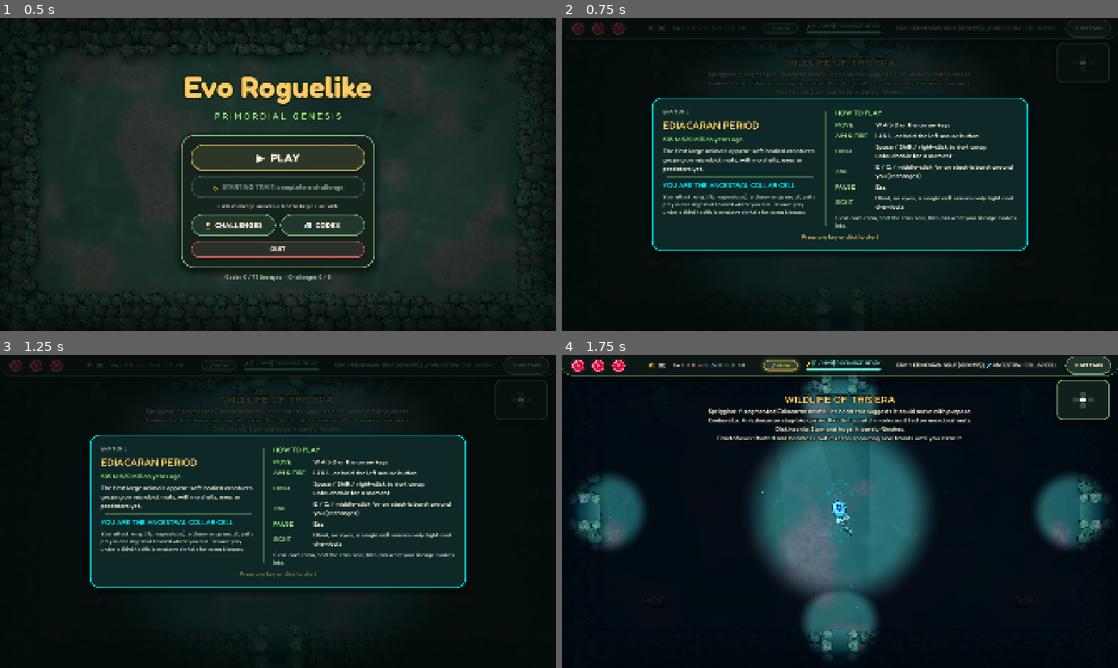
Above: before the commit, frames 1-4 (two rows, left to right).
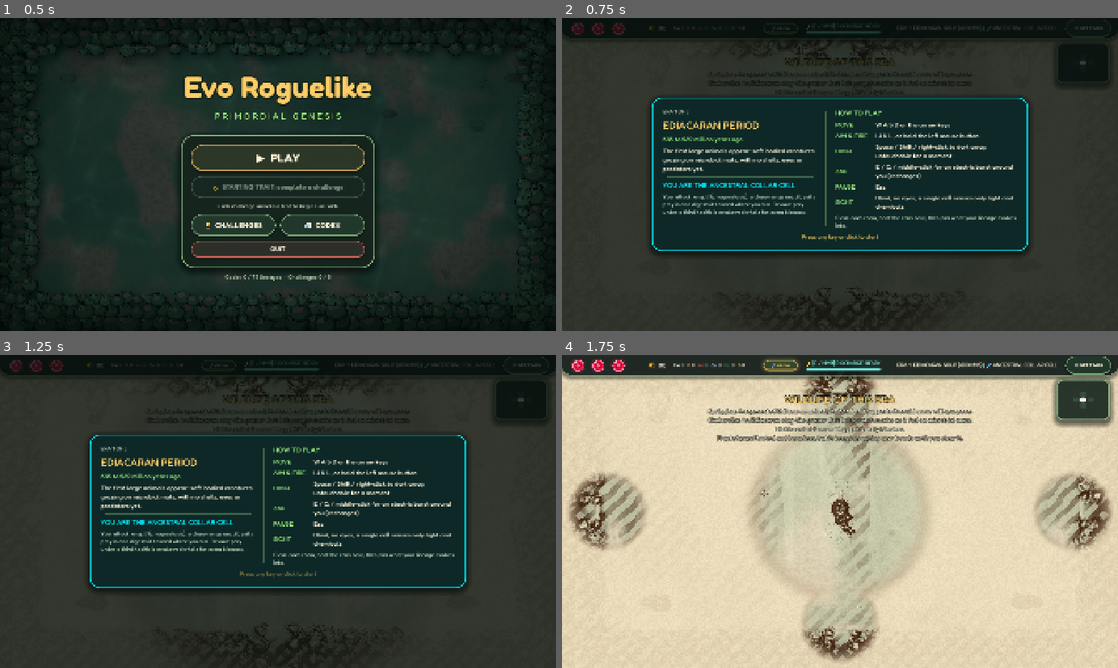
Above: after the commit, the same moments.

Repository: kurosatto/Game
Game: Godot game, scene res://MainMenu.tscn
Two runs of this game, one before a commit and one after it. Both use one fixed random seed, a clock stepped at 60 frames per second and the inputs below.
Inputs:
- Up to frame 1 (0.5 s): no input
- Up to frame 2 (0.75 s): click "▶ PLAY" at 0.5 s
- Up to frame 3 (1.25 s): no input
- Up to frame 4 (1.75 s): click "🧬 GROW" at 1.25 s

Frame 1 is identical in both runs. In frame 2, 52% of the frame differs, in the area x 0-100%, y 4-100%; in frame 3, 52%; in frame 4, 91%.

Commit message:
Sepia ink sketch look for the world
A full-screen ink pass (InkFilter.gd) turns rooms, scenery, animals and
the player into a naturalist's pen sketch: paper and brown ink, a pale
wash of the original colours, hatched shadows and wobbly edge lines that
redraw a few times a second. Unseen parts of the room are blank paper
instead of dark fog. Each era sets where bare paper starts so dark and
bright floors both read. The player's rim is now a paper margin and the
sense arrows are inked.

Co-Authored-By: Claude Opus 5.5 <noreply@anthropic.com>
Claude-Session: https://claude.ai/code/session_01XhuiPmjpLWLL8gLoKaQ3Rq

Diff:
--- /dev/null
+++ b/InkFilter.gd
@@ -0,0 +1,86 @@
+# InkFilter.gd
+# Turns the world into a naturalist's sepia ink sketch: one full-screen pass
+# over everything drawn below it (rooms, scenery, animals, the player) that
+# maps light and dark onto paper and brown ink, keeps only a pale wash of the
+# original colours, hatches the shadows with pen strokes, and inks every edge
+# with a slightly wobbly line that redraws a few times a second like a
+# hand-drawn animation. Sits in the VisionFog layer under the fog, so unseen
+# parts of the room stay blank paper, and under the HUD.
+extends ColorRect
+
+const SHADER_CODE = """
+shader_type canvas_item;
+render_mode unshaded;
+uniform sampler2D screen_tex : hint_screen_texture, filter_linear_mipmap;
+uniform vec3 paper : source_color = vec3(0.94, 0.88, 0.75);
+uniform vec3 ink : source_color = vec3(0.27, 0.16, 0.09);
+// Scene brightness that maps to solid ink .. bare paper
+uniform float dark_lum = 0.05;
+uniform float light_lum = 0.45;
+uniform float edge_threshold = 0.12;
+uniform float edge_gain = 3.0;
+uniform float wash = 0.14;
+uniform float hatch_scale = 0.62;
+// Line boil: how often (per second) the wobble is redrawn
+uniform float boil_rate = 6.0;
+uniform float wobble = 1.5;
+
+float hash(vec2 p) { return fract(sin(dot(p, vec2(12.9898, 78.233))) * 43758.5453); }
+float vnoise(vec2 p) {
+	vec2 i = floor(p);
+	vec2 f = fract(p);
+	vec2 u = f * f * (3.0 - 2.0 * f);
+	return mix(mix(hash(i), hash(i + vec2(1.0, 0.0)), u.x),
+		mix(hash(i + vec2(0.0, 1.0)), hash(i + vec2(1.0, 1.0)), u.x), u.y);
+}
+
+void fragment() {
+	vec2 px = SCREEN_PIXEL_SIZE;
+	vec2 fc = FRAGCOORD.xy;
+	float boil = floor(TIME * boil_rate) * 17.0;
+	vec2 w = vec2(vnoise(fc / 40.0 + boil), vnoise(fc / 40.0 + vec2(7.0, 3.0) + boil)) - 0.5;
+	vec2 uv = SCREEN_UV + w * wobble * 2.0 * px;
+	vec3 c = texture(screen_tex, SCREEN_UV).rgb;
+	float o = 1.5;
+	vec3 gx = texture(screen_tex, uv + vec2(o, 0.0) * px).rgb - texture(screen_tex, uv - vec2(o, 0.0) * px).rgb;
+	vec3 gy = texture(screen_tex, uv + vec2(0.0, o) * px).rgb - texture(screen_tex, uv - vec2(0.0, o) * px).rgb;
+	float edge = sqrt(dot(gx, gx) + dot(gy, gy));
+	float line = clamp((edge - edge_threshold) * edge_gain, 0.0, 1.0);
+	float lum = dot(c, vec3(0.299, 0.587, 0.114));
+	float v = smoothstep(dark_lum, light_lum, lum);
+	float shade = 1.0 - v;
+	// A pale wash of the original hue on the paper
+	vec3 chroma = c / max(max(c.r, max(c.g, c.b)), 0.001);
+	vec3 base = paper * (1.0 - (1.0 - chroma) * wash);
+	// Pen hatching: one direction in mid shadow, crossed in deep shadow
+	float n = vnoise(fc / 6.0) * 2.0;
+	float h1 = step(0.55, sin((fc.x + fc.y) * hatch_scale + n) * 0.5 + 0.5);
+	float h2 = step(0.55, sin((fc.x - fc.y) * hatch_scale + n) * 0.5 + 0.5);
+	float hatch = max(clamp((shade - 0.35) * 3.0, 0.0, 1.0) * h1, clamp((shade - 0.65) * 3.0, 0.0, 1.0) * h2);
+	float dark = clamp(shade * 0.35 + hatch * 0.55 + line * 0.9, 0.0, 1.0);
+	float grain = (hash(fc) - 0.5) * 0.05 + (vnoise(fc / vec2(3.0, 90.0)) - 0.5) * 0.04;
+	COLOR = vec4(mix(base, ink, dark) + grain, 1.0);
+}
+"""
+
+const EraLook = preload("res://data/EraLook.gd")
+var mat: ShaderMaterial
+
+func _ready():
+	set_anchors_and_offsets_preset(Control.PRESET_FULL_RECT)
+	mouse_filter = Control.MOUSE_FILTER_IGNORE
+	var shader = Shader.new()
+	shader.code = SHADER_CODE
+	mat = ShaderMaterial.new()
+	mat.shader = shader
+	material = mat
+
+# Each era's floor is a different brightness, so each sets where bare paper
+# starts (EraLook "ink_light"): dark swamps still read as paper, not ink
+func _process(_delta: float):
+	var main = get_tree().current_scene
+	if main == null or not ("floor_number" in main):
+		return
+	var light: float = EraLook.get_look(main.floor_number).get("ink_light", 0.45)
+	mat.set_shader_parameter("light_lum", light)
+	mat.set_shader_parameter("dark_lum", light * 0.12)
--- a/PlayerBody.gd
+++ b/PlayerBody.gd
@@ -10,8 +10,9 @@
 extends Node2D
 
 const OUTLINE := Color(0.05, 0.07, 0.12, 1.0)
-# Rim around the silhouette so the player always reads as the player
-const HALO := Color(0.42, 0.78, 0.86, 1.0)
+# Rim around the silhouette so the player always reads as the player: a
+# margin of bare paper that sets the sketch apart from the room (InkFilter.gd)
+const HALO := Color(0.96, 0.92, 0.82, 1.0)
 const OW := 2.0
 
 var player: Node = null
--- a/SenseHints.gd
+++ b/SenseHints.gd
@@ -59,5 +59,7 @@
 		var tip = center + dir * (ring + size)
 		var side = dir.orthogonal() * size * 0.7
 		var back = tip - dir * size
-		var c = Color(color.r, color.g, color.b, strength)
+		# Drawn over the paper fog, so mostly brown ink with a hint of the sense's colour
+		var inked = color.lerp(Color(0.3, 0.18, 0.1), 0.65)
+		var c = Color(inked.r, inked.g, inked.b, strength)
 		draw_polyline(PackedVector2Array([back + side, tip, back - side]), c, 4.0, true)
--- a/VisionFog.gd
+++ b/VisionFog.gd
@@ -12,7 +12,9 @@
 uniform float radius = 400.0;
 uniform float softness = 300.0;
 uniform float darkness = 0.85;
-uniform vec3 fog_color : source_color = vec3(0.0, 0.02, 0.05);
+// Unseen parts of the room are blank sketchbook paper (see InkFilter.gd)
+uniform vec3 fog_color : source_color = vec3(0.93, 0.87, 0.74);
+float hash(vec2 p) { return fract(sin(dot(p, vec2(12.9898, 78.233))) * 43758.5453); }
 // Doorways stay visible even to a nearly blind form, so exits can be found
 uniform vec2 doors[8];
 uniform int door_count = 0;
@@ -24,7 +26,11 @@
 	for (int i = 0; i < door_count; i++) {
 		a = min(a, smoothstep(door_radius * 0.6, door_radius, distance(p, doors[i])));
 	}
-	COLOR = vec4(fog_color, a * darkness);
+	vec3 col = fog_color + (hash(FRAGCOORD.xy) - 0.5) * 0.05;
+	// A faint brown edge where the sketch stops, like a vignette of ink
+	float rim = smoothstep(0.0, 0.5, a) * (1.0 - smoothstep(0.5, 1.0, a));
+	col = mix(col, vec3(0.55, 0.42, 0.3), rim * 0.35);
+	COLOR = vec4(col, a * darkness);
 }
 """
 
@@ -43,6 +49,8 @@
 	# Above the world, below the HUD (layer 2), touch controls and transitions
 	layer = 1
 	follow_viewport_enabled = false
+	# The ink-sketch pass reads everything drawn so far, so it goes first
+	add_child(preload("res://InkFilter.gd").new())
 	rect = ColorRect.new()
 	rect.set_anchors_preset(Control.PRESET_FULL_RECT)
 	rect.mouse_filter = Control.MOUSE_FILTER_IGNORE
--- a/data/EraLook.gd
+++ b/data/EraLook.gd
@@ -18,7 +18,7 @@
 
 const ERAS = [
 	{ # 1 Ediacaran: still teal shallows over pink microbial mats
-		"tint": Color(0.84, 0.95, 1.0), "boss_tint": Color(0.72, 0.80, 1.0),
+		"tint": Color(0.84, 0.95, 1.0), "ink_light": 0.55, "boss_tint": Color(0.72, 0.80, 1.0),
 		"light": Color(0.55, 1.0, 0.85), "light_mode": 0, "light_power": 0.11,
 		"motes": Color(0.6, 1.0, 0.9, 0.28), "mote_kind": "plankton",
 		"shafts": Color(0.75, 1.0, 0.95, 0.07), "bubbles": true,
@@ -26,7 +26,7 @@
 		"door_light": Color(0.5, 1.0, 0.85),
 	},
 	{ # 2 Cambrian: sunlit sand, turquoise water, colourful sponges
-		"tint": Color(0.95, 1.0, 1.0), "boss_tint": Color(0.70, 0.90, 0.95),
+		"tint": Color(0.95, 1.0, 1.0), "ink_light": 0.72, "boss_tint": Color(0.70, 0.90, 0.95),
 		"light": Color(0.9, 1.0, 0.85), "light_mode": 0, "light_power": 0.15,
 		"motes": Color(0.9, 1.0, 0.85, 0.26), "mote_kind": "plankton",
 		"shafts": Color(1.0, 0.97, 0.85, 0.08), "bubbles": true,
@@ -34,7 +34,7 @@
 		"door_light": Color(1.0, 0.95, 0.75),
 	},
 	{ # 3 Ordovician: deep blue reef with pink and cream corals
-		"tint": Color(0.84, 0.90, 1.0), "boss_tint": Color(0.70, 0.86, 0.90),
+		"tint": Color(0.84, 0.90, 1.0), "ink_light": 0.47, "boss_tint": Color(0.70, 0.86, 0.90),
 		"light": Color(0.6, 0.75, 1.0), "light_mode": 0, "light_power": 0.1,
 		"motes": Color(0.75, 0.85, 1.0, 0.28), "mote_kind": "plankton",
 		"shafts": Color(0.65, 0.8, 1.0, 0.07), "bubbles": true,
@@ -42,7 +42,7 @@
 		"door_light": Color(0.75, 0.8, 1.0),
 	},
 	{ # 4 Carboniferous: peat swamp under tree ferns, golden light
-		"tint": Color(0.92, 0.94, 0.86), "boss_tint": Color(0.80, 0.88, 0.70),
+		"tint": Color(0.92, 0.94, 0.86), "ink_light": 0.3, "boss_tint": Color(0.80, 0.88, 0.70),
 		"light": Color(1.0, 0.88, 0.6), "light_mode": 1, "light_power": 0.08,
 		"motes": Color(0.85, 1.0, 0.6, 0.26), "mote_kind": "spores",
 		"shafts": Color(1.0, 0.9, 0.6, 0.06), "bubbles": false,
@@ -50,7 +50,7 @@
 		"door_light": Color(1.0, 0.9, 0.55),
 	},
 	{ # 5 End-Permian: red beds, ash and distant volcanic glow
-		"tint": Color(0.96, 0.88, 0.86), "boss_tint": Color(1.0, 0.76, 0.64),
+		"tint": Color(0.96, 0.88, 0.86), "ink_light": 0.47, "boss_tint": Color(1.0, 0.76, 0.64),
 		"light": Color(1.0, 0.6, 0.35), "light_mode": 2, "light_power": 0.08,
 		"motes": Color(0.85, 0.8, 0.78, 0.3), "mote_kind": "ash",
 		"shafts": Color(1.0, 0.7, 0.45, 0.06), "bubbles": false,
Not shown, added: InkFilter.gd.uid
